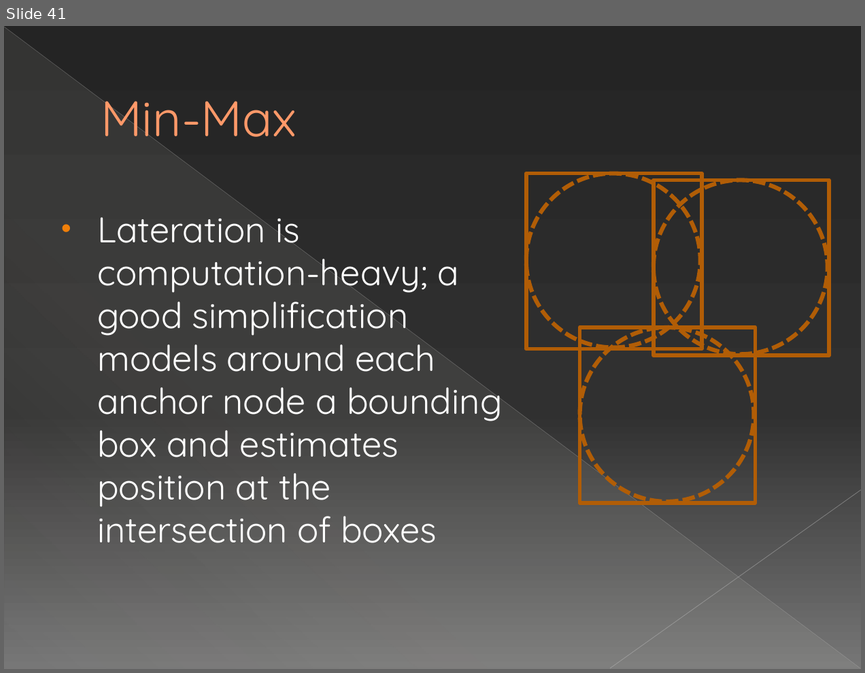
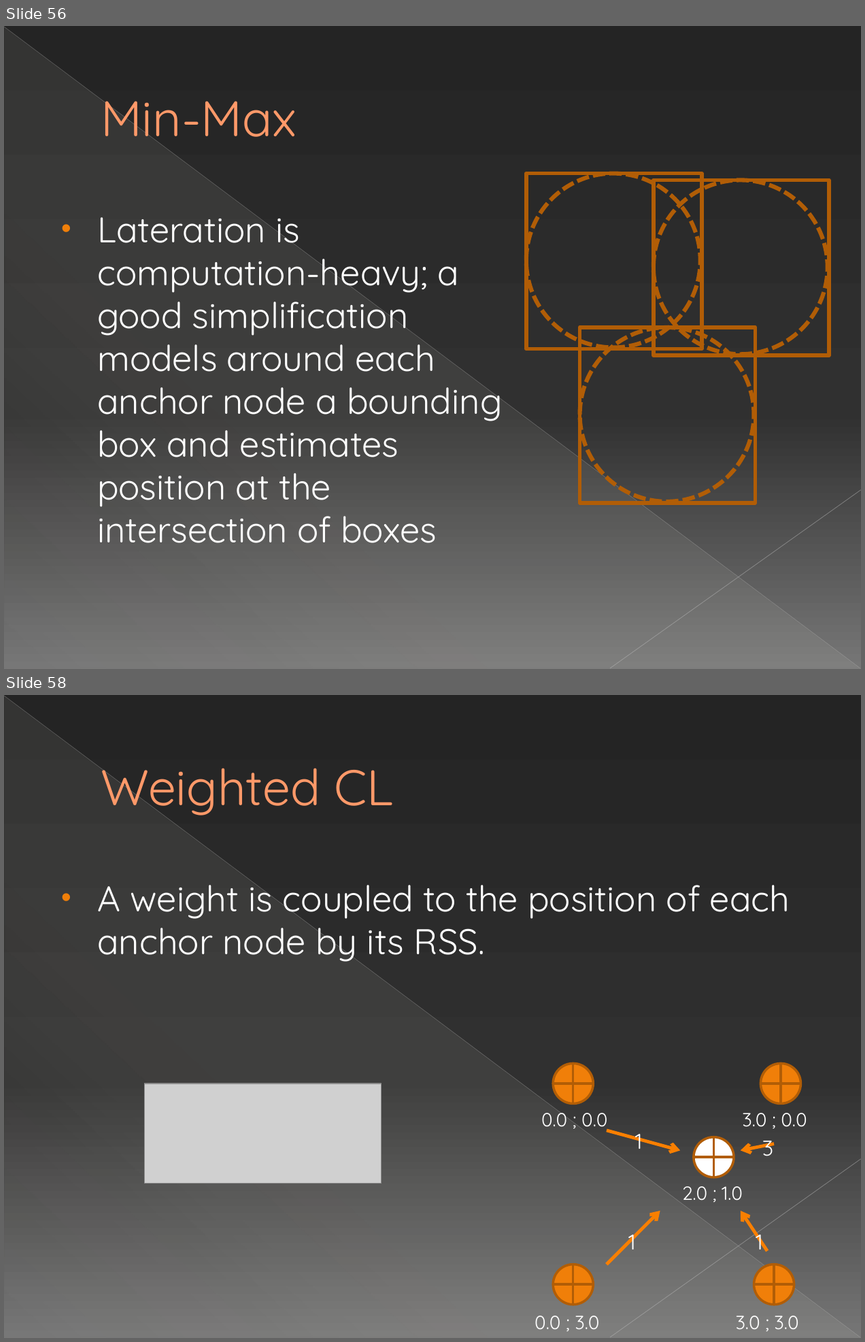
Before and after one commit to michelecorrea3/wsnlocalizationscala, a slide deck: Resources/WSN localization with Senseless framework.pptx. Shown one above the other, each under a label of ours: slide 41 before the commit, slides 56 and 58 after it; the slides between them are not shown. The pictures are 865x673 and 865x1342 pixels, drawn with LibreOffice and Linux fonts; fonts in the diff are those of the drawing; grey boxes stand for pictures. Boxes give left, top, right and bottom in pixels: in the first picture for what was removed or moved away, otherwise in the second. Text is boxed around its words. In the diff, an @@ line names an element or a change of style, - is before the commit and + after.

```diff
--- a/Resources/WSN localization with Senseless framework.pptx
+++ b/Resources/WSN localization with Senseless framework.pptx
@@ slide 58 added at (x1=4, y1=695, x2=861, y2=1338), background gradient #242424 to #303030 to #767676; not listed: 3 template elements that a slide beside it also shows @@
@@ title added at (x1=101, y1=768, x2=394, y2=818), 42 pt, text #FF9B6A @@
+Weighted CL
@@ text added at (x1=97, y1=885, x2=790, y2=962), 30 pt, text #FFFFFF @@
+• A weight is coupled to the position of each anchor node by its RSS.
@@ flow chart or added at (x1=553, y1=1064, x2=594, y2=1104), fill #F07F09, outline #B25E07 2 pt @@
@@ flow chart or added at (x1=761, y1=1064, x2=801, y2=1104), fill #F07F09, outline #B25E07 2 pt @@
@@ picture added at (x1=145, y1=1083, x2=381, y2=1183) @@
@@ text added at (x1=541, y1=1113, x2=607, y2=1132), 16 pt, text #FFFFFF @@
+0.0 ; 0.0
@@ text added at (x1=742, y1=1113, x2=806, y2=1127), 16 pt, text #FFFFFF @@
+3.0 ; 0.0
@@ arrow added from (606, 1130) to (680, 1150), #F97F00 2.75 pt @@
@@ text added at (x1=635, y1=1134, x2=642, y2=1149), 18 pt, text #FFFFFF @@
+1
@@ flow chart or added at (x1=694, y1=1137, x2=734, y2=1177), fill #FFFFFF, outline #B25E07 2 pt @@
@@ arrow added from (773, 1143) to (740, 1150), #F97F00 2.75 pt @@
@@ text added at (x1=762, y1=1140, x2=773, y2=1156), 18 pt, text #FFFFFF @@
+3
@@ text added at (x1=682, y1=1186, x2=742, y2=1200), 16 pt, text #FFFFFF @@
+2.0 ; 1.0
@@ arrow added from (606, 1264) to (660, 1211), #F97F00 2.75 pt @@
@@ arrow added from (768, 1250) to (740, 1211), #F97F00 2.75 pt @@
@@ text added at (x1=628, y1=1233, x2=635, y2=1249), 18 pt, text #FFFFFF @@
+1
@@ text added at (x1=755, y1=1229, x2=762, y2=1249), 18 pt, text #FFFFFF @@
+1
@@ flow chart or added at (x1=553, y1=1264, x2=594, y2=1304), fill #F07F09, outline #B25E07 2 pt @@
@@ flow chart or added at (x1=753, y1=1264, x2=794, y2=1304), fill #F07F09, outline #B25E07 2 pt @@
@@ text added at (x1=534, y1=1315, x2=599, y2=1329), 16 pt, text #FFFFFF @@
+0.0 ; 3.0
@@ text added at (x1=736, y1=1315, x2=798, y2=1329), 16 pt, text #FFFFFF @@
+3.0 ; 3.0
@@ what was slide 41 is now slide 56 @@
```
Also in this commit, not shown: 3 slides changed, 17 other slides added, 2 slides removed.
